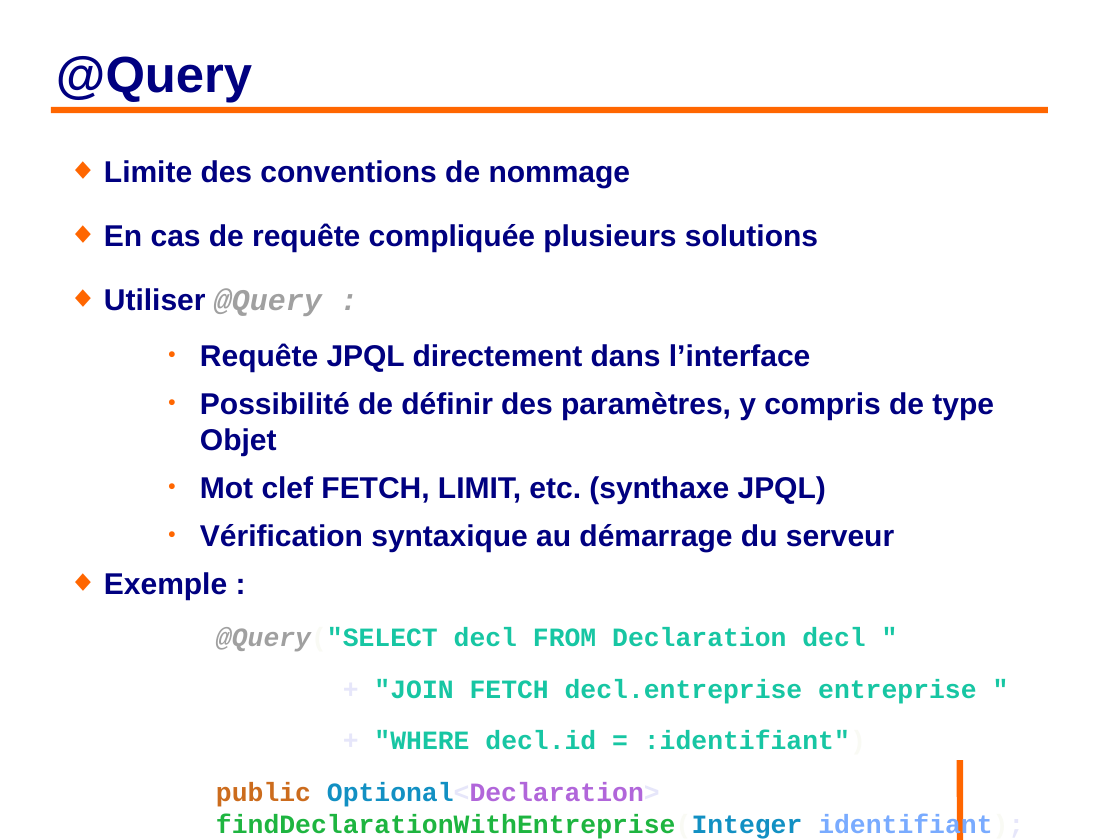
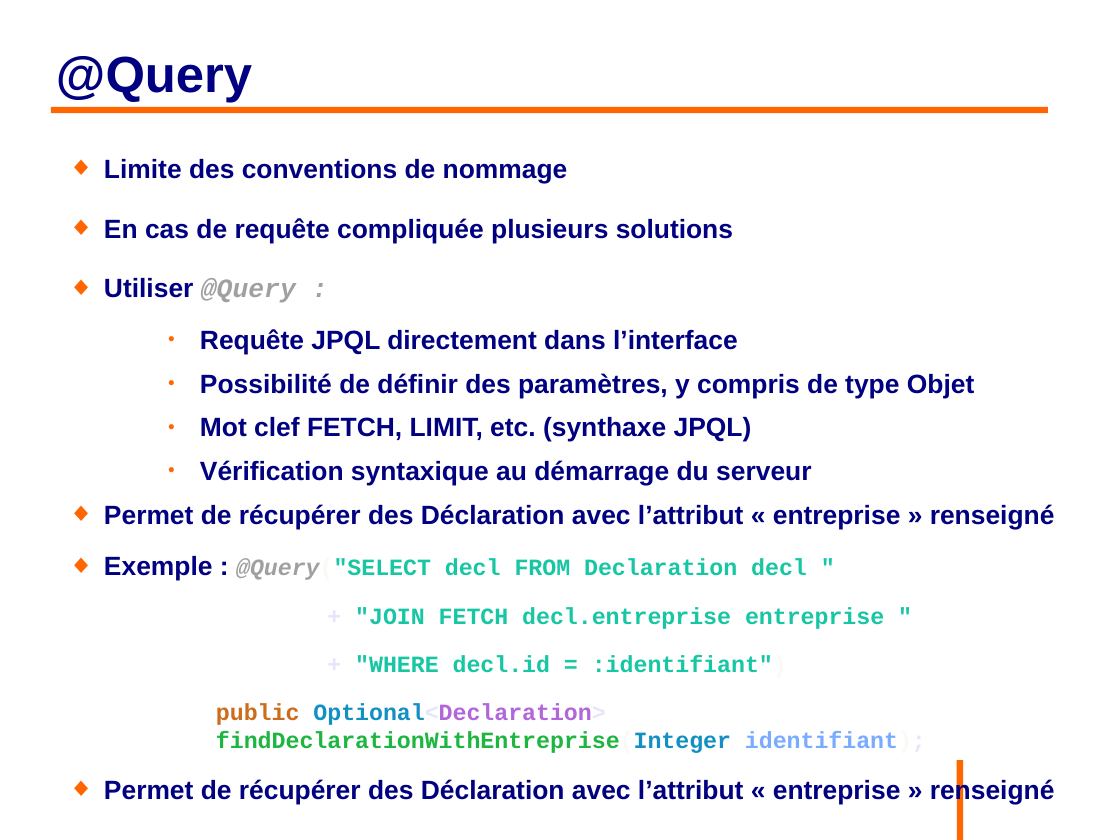
Before and after one commit to philphils/formation-hibernate-avancee, a slide deck: slide 32 of Documentation/diapo_formation_hibernate_avancee.odp. Drawn at 1120x840 pixels with LibreOffice and Linux fonts; fonts in the diff are those of the drawing; background and template pictures are left out. Boxes give left, top, right and bottom in pixels: in the first picture for what was removed or moved away, otherwise in the second. Text is boxed around its words. In the diff, an @@ line names an element or a change of style, - is before the commit and + after.

Commit message:
diapo @Query

```diff
--- a/Documentation/diapo_formation_hibernate_avancee.odp
+++ b/Documentation/diapo_formation_hibernate_avancee.odp
@@ text at (104,159,974,753): size 21.2 to 18.7 pt in "Limite des conventions de nommage", "En cas de requête compliquée plusieurs solutions", "Utiliser @Query :", "Requête JPQL directement dans l’interface" and 3 more places; size 18.8 to 16.5 pt in "+ "JOIN FETCH decl.entreprise entreprise "", "+ "WHERE decl.id = :identifiant")", "public Optional<Declaration> findDeclarationWithEntreprise(I ..." @@
@@ text at (104,504,1055,581): text changed; size 18.8 to 18.7 pt; font Courier New to Arial; text colour #17C6A3 to #000080 @@
-◆ Exemple :
-@Query("SELECT decl FROM Declaration decl "
+◆ Permet de récupérer des Déclaration avec l’attribut « entreprise » renseigné
+◆ Exemple : @Query("SELECT decl FROM Declaration decl "
@@ text at (104,777,1055,804): paragraph added @@
+◆ Permet de récupérer des Déclaration avec l’attribut « entreprise » renseigné
```
Also in this commit, not shown: 3 other slides changed.
